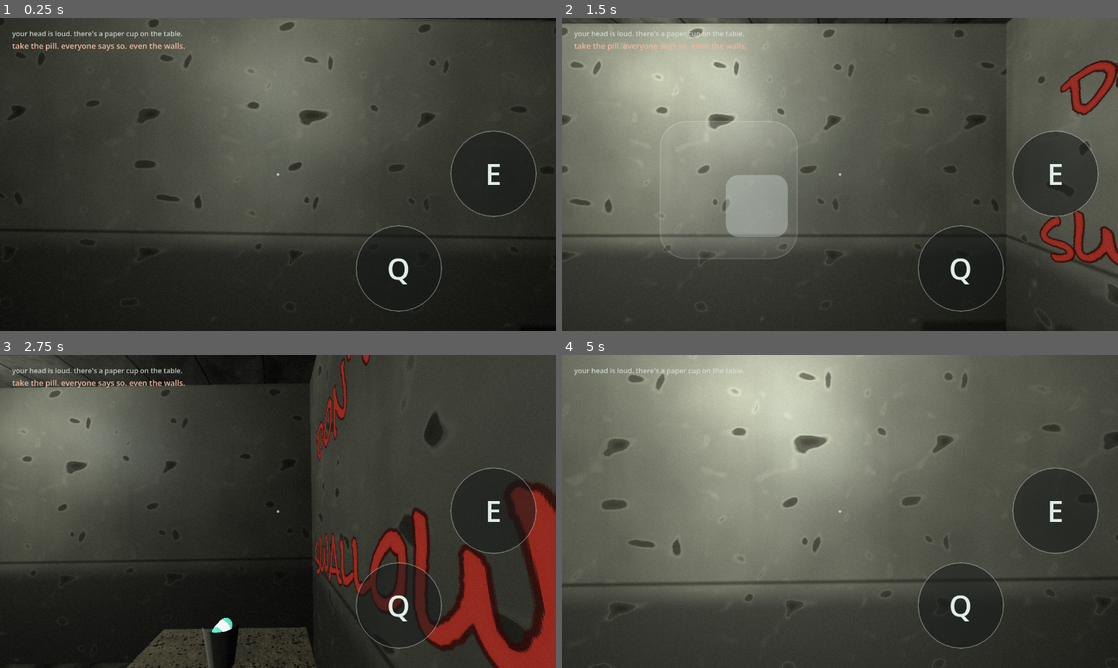
Above: before the commit, frames 1-4 (two rows, left to right).
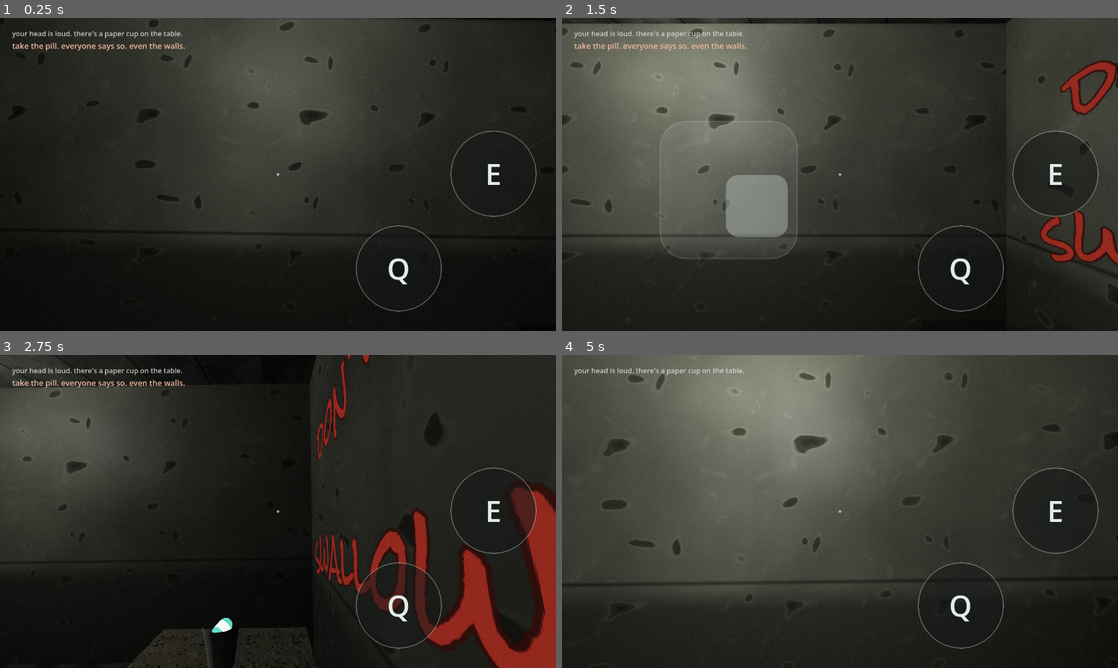
Above: after the commit, the same moments.

Repository: lucy-holm/Ward-B
Game: Godot game, scene res://main.tscn
The game is run twice, just before and just after one commit, with the same random seed, the same clock (stepped at 60 frames per second) and the same inputs.
Inputs (mouse positions are in pixels of both pictures, inside the frame that each line leads up to):
- Up to frame 1 (0.25 s): no input
- Up to frame 2 (1.5 s): tap Enter at 0.5 s; move the mouse to (962, 158) at 0.52 s; hold D (move_right) 0.53-1.25 s; hold E (interact) 0.53-1.25 s; click (962, 158) at 0.67 s; drag from (728, 190) to (812, 237) at 1.27 s
- Up to frame 3 (2.75 s): move the mouse to (333, 442) at 2.02 s; hold D (move_right) from 2.03 s (still down); tap 0 at 2.1 s
- Up to frame 4 (5 s): release D (move_right) at 2.75 s; drag from (812, 574) to (673, 464) at 2.77 s; move the mouse to (1006, 558) at 3.52 s; hold A (move_left) 3.53-4.25 s; tap Backspace at 3.6 s; drag from (673, 464) to (756, 433) at 4.27 s

The runs differ from the first frame. In frame 1, 29% of the frame differs, in the area x 15-81%, y 0-72%; in frame 2, 61%; in frame 3, 21%; in frame 4, 71%, in the area x 0-100%, y 0-100%.

Commit message:
Widen the lucid/unmedicated gap: unmed is now barely navigable
Found a real bug doing this: main.gd's MOOD dict OVERWRITES main.tscn's
Environment from the first _apply_mood in _ready onward. So the ambient
darkening I did in the .tscn last commit only ever applied in the screenshot
harness, never in the actual game. MOOD is the real source of truth for
per-state lighting; the .tscn values are just what you see before the first
state is applied.

The gap is now deliberately extreme:
                     LUCID        UNMED
  ambient            0.34         0.022
  fog begins         12m          1.6m
  fog ends           40m          7.5m
  exposure           0.95         0.60
  fitting energy     100%         45%, flickering to ~9% on a dropout

Dimming the FITTINGS as well as ambient is what makes it read as unlit rather
than merely dim - ambient alone leaves the light pools bright, which looks
like a dark room with working lights. Exposure is now tweened per state too.

This is only safe because everything the player MUST see is unshaded and so
untouched by any of it: wall scrawls (shaded = false), the pill, the glow
panels, and the fixtures' amber/cyan accent strips. In the dark the red
scrawls and the pill burn through an almost black corridor - the code is
still readable, the dispenser is still findable. That is the intended read,
not a compromise.

Also removed the last source of harness drift: tools/shoot.gd now loads
main.gd's MOOD table directly instead of keeping its own copy, and takes a
state argument. Two bugs today came from that harness diverging from the game
- first missing tonemapping and glow entirely, then using a stale ambient the
game overwrites. Reading the source of truth makes drift impossible rather
than merely discouraged.

One test fix: test_flicker's lucid settle went 90 -> 180 frames. The
per-state light-scale ramp (0.45x -> 1.0x) is much larger than the old
flicker recovery, so the shorter window was sampling the transient and
falsely failing.

Verified: check_rooms 7/7, test_mechanics 22, test_flicker OK (unmed dips to
29% of base, lucid steady at 0.015 spread), verify_web and verify_touch PASS,
9.5 fps against an 11.4 flat baseline. Rendered both states side by side.

Co-Authored-By: Claude Opus 4.8 (1M context) <noreply@anthropic.com>

Diff:
--- a/godot/core/atmosphere.gd
+++ b/godot/core/atmosphere.gd
@@ -43,6 +43,13 @@
 var _fog_begin_base := 0.0
 var _fog_end_base := 0.0
 
+# Per-state multiplier on every fitting's base energy. Ambient alone cannot
+# make a room read as unlit — drop it far enough and the light POOLS stay
+# bright, which looks like a dim room rather than a failing one. Dimming the
+# fittings too is what sells "barely visible".
+var _light_scale := 1.0
+var _light_scale_target := 1.0
+
 
 func bind_environment(env: Environment) -> void:
 	_env = env
@@ -68,8 +75,18 @@
 		_collect(child)
 
 
+## Set by main.gd from the MOOD table on every state change.
+func set_light_scale(scale: float, instant: bool) -> void:
+	_light_scale_target = scale
+	if instant:
+		_light_scale = scale
+
+
 func _process(delta: float) -> void:
 	_clock += delta
+	# Ease toward the target so the fittings dim/brighten with the mood tween
+	# rather than snapping a frame before it.
+	_light_scale = lerpf(_light_scale, _light_scale_target, minf(1.0, delta * 3.0))
 	var unmed := not StateManager.is_lucid()
 	_tick_flicker(delta, unmed)
 	_tick_fog(unmed)
@@ -80,7 +97,7 @@
 		var l := _lights[i]
 		if not is_instance_valid(l):
 			continue
-		var base := _base_energy[i]
+		var base := _base_energy[i] * _light_scale
 
 		if unmed:
 			# Poisson-ish: probability of a dip starting this frame, scaled by
--- a/godot/main.gd
+++ b/godot/main.gd
@@ -30,19 +30,39 @@
 const GRAIN_UNMED := 0.04
 
 # Environment mood targets, ported from renderer.ts:25-45.
+#
+# NOTE: these values OVERRIDE whatever main.tscn's Environment carries, from
+# the first _apply_mood in _ready onwards. Editing the .tscn alone does
+# nothing at runtime — this dict is the real source of truth for per-state
+# lighting.
+#
+# The gap between the two states is deliberately extreme. UNMEDICATED is meant
+# to be barely navigable: near-zero ambient, fog closing to 7m, lights at 45%
+# and flickering. LUCID is clinically over-lit by contrast. Shifting should
+# feel like the building itself changes, not like a colour filter.
+#
+# This is only safe because the things you MUST see are unshaded and so are
+# untouched by any of it: wall scrawls (shaded = false), the pill, the glow
+# panels, and the fixtures' amber/cyan accent strips. In the dark the red
+# scrawls and the pill burn through an almost black room — which is the
+# intended read, not a compromise.
 const MOOD := {
 	StateManager.State.LUCID: {
 		"fog": Color(0.843, 0.894, 0.875),
-		"fog_begin": 9.0,
-		"fog_end": 30.0,
-		"ambient": 0.28,
+		"fog_begin": 12.0,
+		"fog_end": 40.0,
+		"ambient": 0.34,
+		"exposure": 0.95,
+		"light_scale": 1.0,
 		"light": Color(0.949, 1.0, 0.984),
 	},
 	StateManager.State.UNMED: {
 		"fog": Color(0.090, 0.043, 0.039),
-		"fog_begin": 2.6,
-		"fog_end": 13.0,
-		"ambient": 0.13,
+		"fog_begin": 1.6,
+		"fog_end": 7.5,
+		"ambient": 0.022,
+		"exposure": 0.60,
+		"light_scale": 0.45,
 		"light": Color(1.0, 0.2, 0.141),
 	},
 }
@@ -198,6 +218,11 @@
 	# the new base rather than the old one.
 	if atmosphere != null:
 		atmosphere.set_fog_base(m["fog_begin"], m["fog_end"])
+		# The fittings themselves dim in unmed, on top of the ambient drop.
+		# Ambient alone cannot get dark enough without flattening the light
+		# pools too, which is what makes a room read as unlit rather than
+		# merely dim.
+		atmosphere.set_light_scale(m["light_scale"], instant)
 	_set_grain(GRAIN_LUCID if state == StateManager.State.LUCID else GRAIN_UNMED, instant)
 
 	if instant:
@@ -205,6 +230,7 @@
 		env.fog_depth_begin = m["fog_begin"]
 		env.fog_depth_end = m["fog_end"]
 		env.ambient_light_energy = m["ambient"]
+		env.tonemap_exposure = m["exposure"]
 		env.background_color = m["fog"]
 		return
 
@@ -218,6 +244,7 @@
 	_mood_tween.tween_property(env, "fog_depth_begin", m["fog_begin"], 0.45)
 	_mood_tween.tween_property(env, "fog_depth_end", m["fog_end"], 0.45)
 	_mood_tween.tween_property(env, "ambient_light_energy", m["ambient"], 0.45)
+	_mood_tween.tween_property(env, "tonemap_exposure", m["exposure"], 0.45)
 
 
 func _set_grain(strength: float, instant: bool) -> void:
--- a/godot/tools/shoot.gd
+++ b/godot/tools/shoot.gd
@@ -13,6 +13,8 @@
 extends Node
 
 const SETTLE_FRAMES := 40
+
+var _light_scale := 1.0
 
 
 func _ready() -> void:
@@ -48,14 +50,25 @@
 		env.background_color = Color(0.090, 0.043, 0.039)
 		env.ambient_light_source = Environment.AMBIENT_SOURCE_COLOR
 		env.ambient_light_color = Color(0.8, 0.85, 0.83)
-		env.ambient_light_energy = float(args[8]) if args.size() > 8 else 0.045
+		# Pull the per-state values straight out of main.gd's MOOD table rather
+		# than keeping a second copy here. Two separate bugs came from this
+		# harness drifting from the real game — first missing tonemapping and
+		# glow entirely, then using a stale ambient that main.gd overwrites at
+		# runtime anyway. Reading the source of truth makes drift impossible.
+		# Pass "lucid" as arg 9 to shoot the medicated state.
+		var mood: Dictionary = (load("res://main.gd") as GDScript).MOOD
+		var want_lucid: bool = args.size() > 9 and str(args[9]).begins_with("l")
+		var m: Dictionary = mood[1 if want_lucid else 0]
+		env.ambient_light_energy = float(args[8]) if args.size() > 8 else float(m["ambient"])
 		env.fog_enabled = true
 		env.fog_mode = Environment.FOG_MODE_DEPTH
-		env.fog_light_color = Color(0.090, 0.043, 0.039)
-		env.fog_depth_begin = 2.6
-		env.fog_depth_end = 13.0
+		env.fog_light_color = m["fog"]
+		env.background_color = m["fog"]
+		env.fog_depth_begin = float(m["fog_begin"])
+		env.fog_depth_end = float(m["fog_end"])
 		env.tonemap_mode = Environment.TONE_MAPPER_ACES
-		env.tonemap_exposure = 0.72
+		env.tonemap_exposure = float(m["exposure"])
+		_light_scale = float(m["light_scale"])
 		env.tonemap_white = 4.0
 		env.glow_enabled = true
 		env.glow_intensity = 0.55
@@ -82,6 +95,11 @@
 			cam.look_at(Vector3.ZERO, Vector3.UP)
 		cam.make_current()
 
+	# Fittings dim per state exactly as Atmosphere does at runtime.
+	if _light_scale != 1.0:
+		for l in _all_lights(inst):
+			l.light_energy *= _light_scale
+
 	# Let the scene run: shaders compile on first draw, and anything driven by
 	# _process (idle bobs, gait, glow pulses) needs a few frames to look real.
 	for i in SETTLE_FRAMES:
@@ -103,3 +121,12 @@
 		if c != null:
 			return c
 	return null
+
+
+func _all_lights(node: Node) -> Array:
+	var out: Array = []
+	if node is OmniLight3D:
+		out.append(node)
+	for child in node.get_children():
+		out.append_array(_all_lights(child))
+	return out
--- a/godot/tools/test_flicker.gd
+++ b/godot/tools/test_flicker.gd
@@ -66,7 +66,9 @@
 	# Let the lights recover first. Switching to lucid mid-dip leaves them
 	# ramping back to base, and sampling immediately measures that transient
 	# rather than the steady state we actually care about.
-	for f in 90:
+	# 3s: the per-state light-scale ramp (0.45x -> 1.0x) is much larger
+	# than the old flicker recovery, so it needs a longer settle.
+	for f in 180:
 		await get_tree().process_frame
 	var lucid_traces := await _sample(lights)
 	var lucid: Array = lucid_traces[0]
